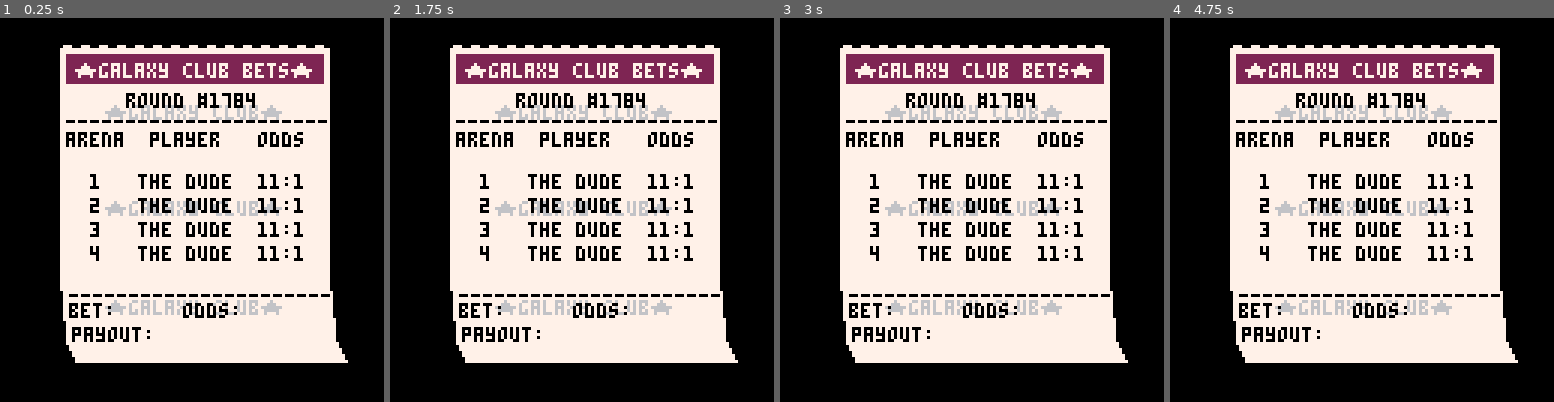
Above: before the commit, frames 1-4 (left to right).
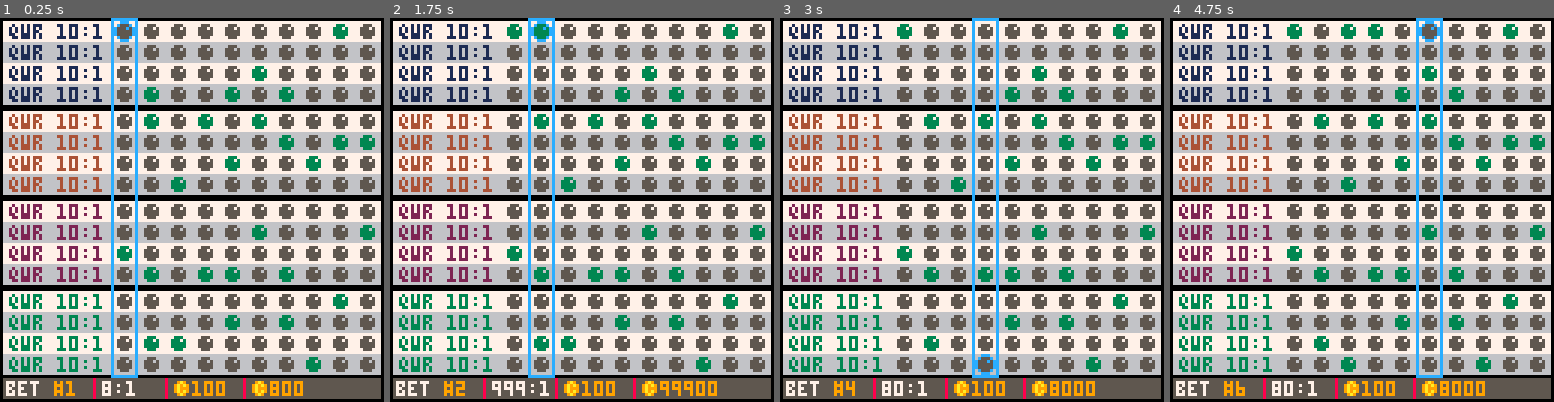
Above: after the commit, the same moments.

Repository: suspicious-smoke/club-bets-pico8
Game: PICO-8 cartridge club-bets.p8
Two runs of this game, one before a commit and one after it. Both use one fixed random seed, a clock stepped at 60 frames per second and the inputs below.
Inputs:
- Up to frame 1 (0.25 s): no input
- Up to frame 2 (1.75 s): tap X (X key) at 0.33, 1.07 s; tap O (Z key) at 0.7, 1.7 s; hold Right from 1.6 s (still down)
- Up to frame 3 (3 s): tap X (X key) at 1.85, 2.97 s; release Right at 2.1 s; tap O (Z key) at 2.1, 2.5, 2.9 s; hold Up 2.15-2.42 s; hold Right from 2.47 s (still down)
- Up to frame 4 (4.75 s): release Right at 3.03 s; hold Left 3.08-3.58 s; tap O (Z key) every 0.4 s from 3.3 to 4.5 s; hold Down 3.63-3.97 s; hold Right 4.02-4.68 s; tap X (X key) at 4.08 s; hold Up from 4.73 s (still down)

The runs differ from the first frame. In frame 1, 81% of the frame differs, in the area x 0-100%, y 0-100%; in frame 2, 81%; in frame 3, 81%; in frame 4, 81%.

Commit message:
quick bet page fixed

Diff:
--- a/club-bets.p8
+++ b/club-bets.p8
@@ -66,9 +66,8 @@
 	_drw=blank
 	fill_arenas()
 	dummy_bets()
-
-	--init_quickbetpage()
-	init_ticket()
+	init_quickbetpage()
+	--init_ticket()
 	--init_betpage()
 	--init_confirm()
 end
@@ -381,83 +380,81 @@
 -->8
 --quick bet page
 
--- function init_quickbetpage()
--- 	bet_sel=1--1-10
--- 	player_sel=1--select player for each arena 1-16
--- 	total_odds=0
--- 	total_pay=0
--- 	_upd=upd_quickbetpage
--- 	_drw=draw_quickbetpage
--- end
-
--- function upd_quickbetpage()
--- 	get_total_odds_and_pay(bet_sel)
--- 	if btnp(➡️) then
--- 		bet_sel=(bet_sel%10)+1
--- 	elseif btnp(⬅️) then
--- 		bet_sel=(bet_sel-2)%10+1
--- 	elseif btnp(⬆️) then
--- 		player_sel=(player_sel-2)%16+1
--- 	elseif btnp(⬇️) then
--- 		player_sel=(player_sel%16)+1
--- 	elseif btnp(🅾️) then
--- 		toggle_bet()
--- 	elseif btnp(❎) then
--- 		--open up window to see
--- 		--more info or switch menus
--- 	end
--- end
-
--- function get_bet_odds(_bet)
--- 	for arena=1,16 do
--- 		if bets[_bet][arena] then
--- 			total_odds[_bet]*=bet_odds[arena]
--- 		end
--- 	end
--- end
-
-
-
--- function draw_quickbetpage()
--- 	local gc={1,4,2,3}--arena text colors
--- 	gc_ind=1--color index
--- 	g_off=0--space between arenas
--- 	for ap_id=1,16 do--players in arenas
--- 		local _py=ap_id*7+g_off
--- 		rrectfill(1,_py-6,126,7,0,6+ap_id%2)--row background
--- 		--print player string
--- 		local _pstring=players[arenas[ap_id]][2].." "
--- 		if bet_odds[ap_id] < 10 then
--- 			_pstring=_pstring.." "
--- 		end
--- 		_pstring=_pstring..bet_odds[ap_id]..":1"
--- 		print(_pstring,3,_py-5,gc[gc_ind])
--- 		--bet buttons
--- 		for k=1,10 do
--- 			bet_clr=5
--- 			if bets[k][ap_id] then
--- 				bet_clr=3
--- 			end
--- 			if bet_sel==k and player_sel==ap_id then
--- 				print("\f7\^oc5a●",29+k*9,_py-5)
--- 			end
--- 			print("●",29+k*9,_py-5,bet_clr)
--- 		end
-
--- 		if ap_id%4==0 then
--- 			gc_ind+=1
--- 			g_off+=2
--- 		end
--- 	end
--- 	--bet selector
--- 	rrect(28+bet_sel*9,0,9,120,0,12)
--- 	--info area
--- 	rrectfill(0,120,128,7,0,5)
--- 	print("bet \f9#"..bet_sel,2,121,7)
-
--- 	print("odds "..print_bet_odds(),34,121,7)
--- 	print("pays \f9$"..total_pay,74,121,7)
--- end
+function init_quickbetpage()
+	bet_sel=1--1-10
+	plyr_menu_sel=1--select player for each arena 1-16
+	total_odds=0
+	total_pay=0
+	_upd=upd_quickbetpage
+	_drw=drw_quickbetpage
+end
+
+function upd_quickbetpage()
+	get_bet_summary()
+	if btnp(➡️) then
+		bet_sel=(bet_sel%10)+1
+	elseif btnp(⬅️) then
+		bet_sel=(bet_sel-2)%10+1
+
+	elseif btnp(⬆️) then
+		if plyr_menu_sel==1 then
+			arena_sel=(arena_sel-2)%4+1
+		end
+		plyr_menu_sel=(plyr_menu_sel-2)%4+1
+	elseif btnp(⬇️) then
+		if plyr_menu_sel==4 then
+			arena_sel=(arena_sel%4)+1
+		end
+		plyr_menu_sel=(plyr_menu_sel%4)+1
+	elseif btnp(🅾️) then
+		toggle_bet()
+	elseif btnp(❎) then
+		--open up window to see
+		--more info or switch menus
+	end
+end
+
+function drw_quickbetpage()
+	local arena_clr={1,4,2,3}--arena text colors
+	g_off=0--space between arenas
+
+	for i_arena=1,4 do
+		for i_aplyr=1,4 do
+			_py=((i_arena-1)*4+i_aplyr)*7+g_off
+			rrectfill(1,_py-6,126,7,0,6+i_aplyr%2)--row background
+			print("qwr 10:1",3,_py-5,arena_clr[i_arena])
+			--bet buttons
+			for k=1,10 do
+				bet_clr=5
+				--bet is checked
+				if bets[k][2][i_arena][i_aplyr] then
+					bet_clr=3
+				end
+				--bet selected
+				if bet_sel==k and plyr_menu_sel==i_aplyr and arena_sel==i_arena then
+					print("\f7\^oc5a●",29+k*9,_py-5)
+				end
+				print("●",29+k*9,_py-5,bet_clr)
+			end
+
+		end
+		g_off+=2
+	end
+
+	--bet selector
+	rrect(28+bet_sel*9,0,9,120,0,12)
+	--info area
+	rrectfill(1,120,126,7,0,5)
+	print("bet \f9#"..bet_sel,2,121,7)
+	line(31,120,31,126,8)
+	print(bets_odds[bet_sel]..":1",34,121,7)
+	line(55,120,55,126,8)
+	spr(108,57,119)--coin
+	print(arr_to_str(bets[bet_sel][1],true),64,121,9)
+	line(81,120,81,126,8)
+	spr(108,83,119)--coin
+	print(arr_to_str(bets_winnings[bet_sel]),90,121,9)
+end
 
 -->8
 --ticket
@@ -697,12 +694,20 @@
  return r
 end
 
-
-function arr_to_str(_arr)
+--_0clean means get ride of leading zero when printing. Defaults to false.
+function arr_to_str(_arr,_0clean)
 	anum=""
 	if _arr then
+		leading_zero=true
 		for i=1,#_arr do
-			anum=anum.._arr[i]
+			if leading_zero and _0clean then
+				if _arr[i]!=0 then
+					anum=anum.._arr[i]
+					leading_zero=false
+				end
+			else
+				anum=anum.._arr[i]
+			end
 		end
 	end
 	return anum
